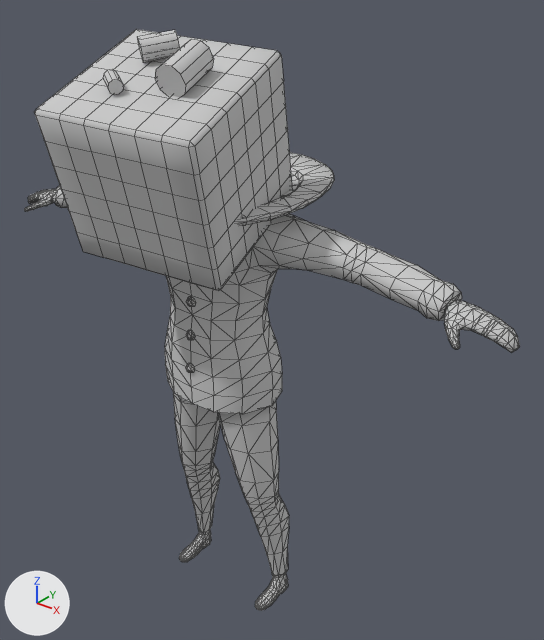
The FBX model Assets/Animation/Dubu/Attack.FBX as it was, and as the next commit left it.
Rendered twice from a 50 mm lens placed at (1.237, -1.319, 1.776), pointed at (0.11, 0.091, 0.902). The axes (+X, +Y, +Z) are drawn at lower left. The lights are the same throughout. Mesh edges are drawn as thin lines. Where no turn or scale is listed for an object, it has been applied to the vertices.

In view in the first picture: 'CH_Tofu', 'Tofu'.
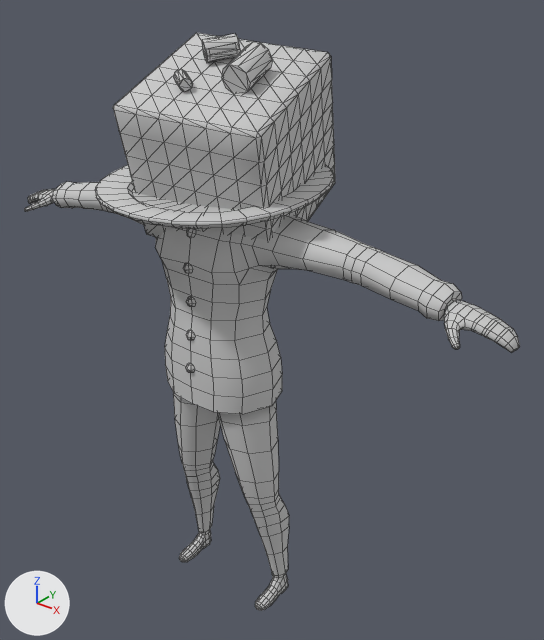
Changed parts and their boxes [x1, y1, x2, y2] in the pictures (544 x 640 px):
'Tofu', moved
    before: [35, 29, 292, 291]
    after: [113, 33, 335, 268]

What the commit changed:
Object 'Tofu' (ob_tofu) moves from (0.043, -0.166, 1.4) to (0.018, 0.054, 1.377).
